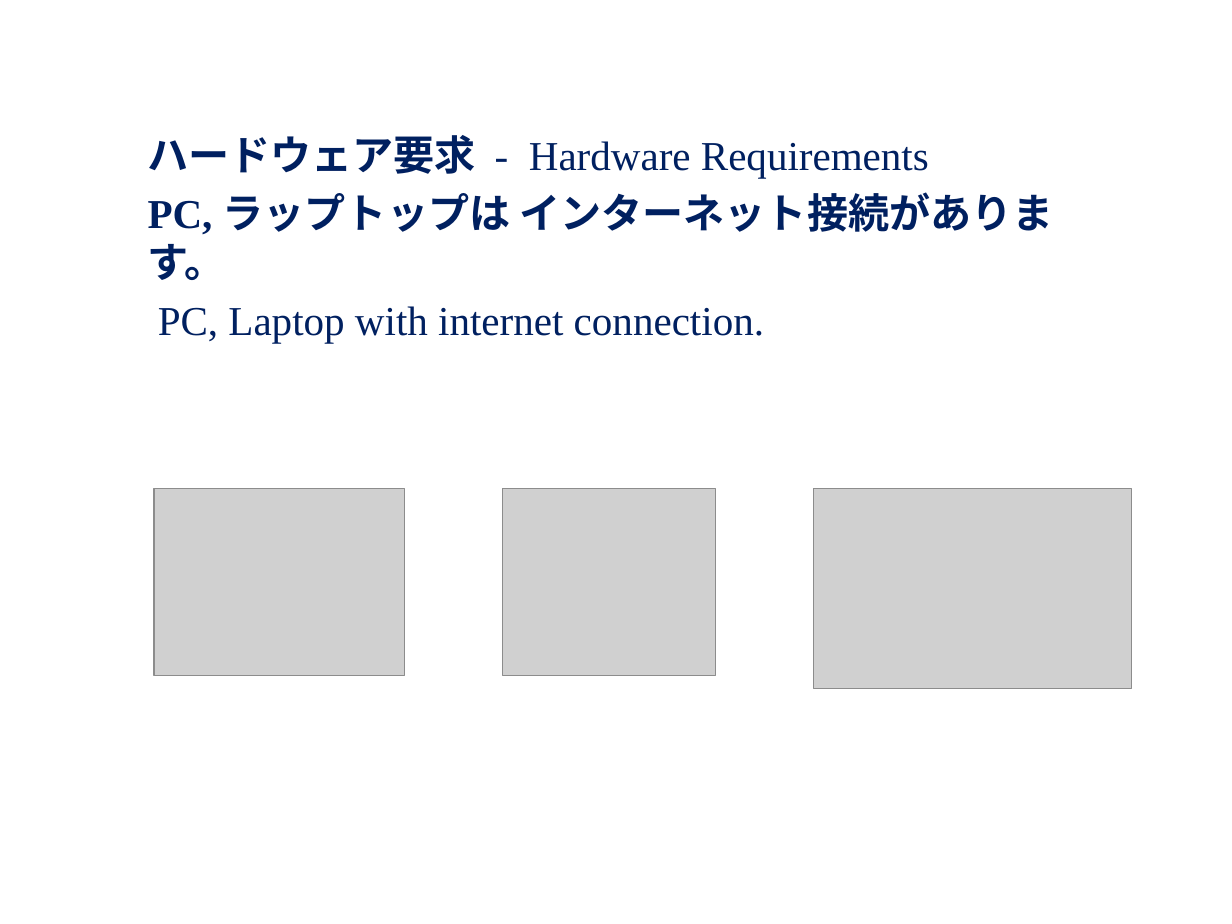
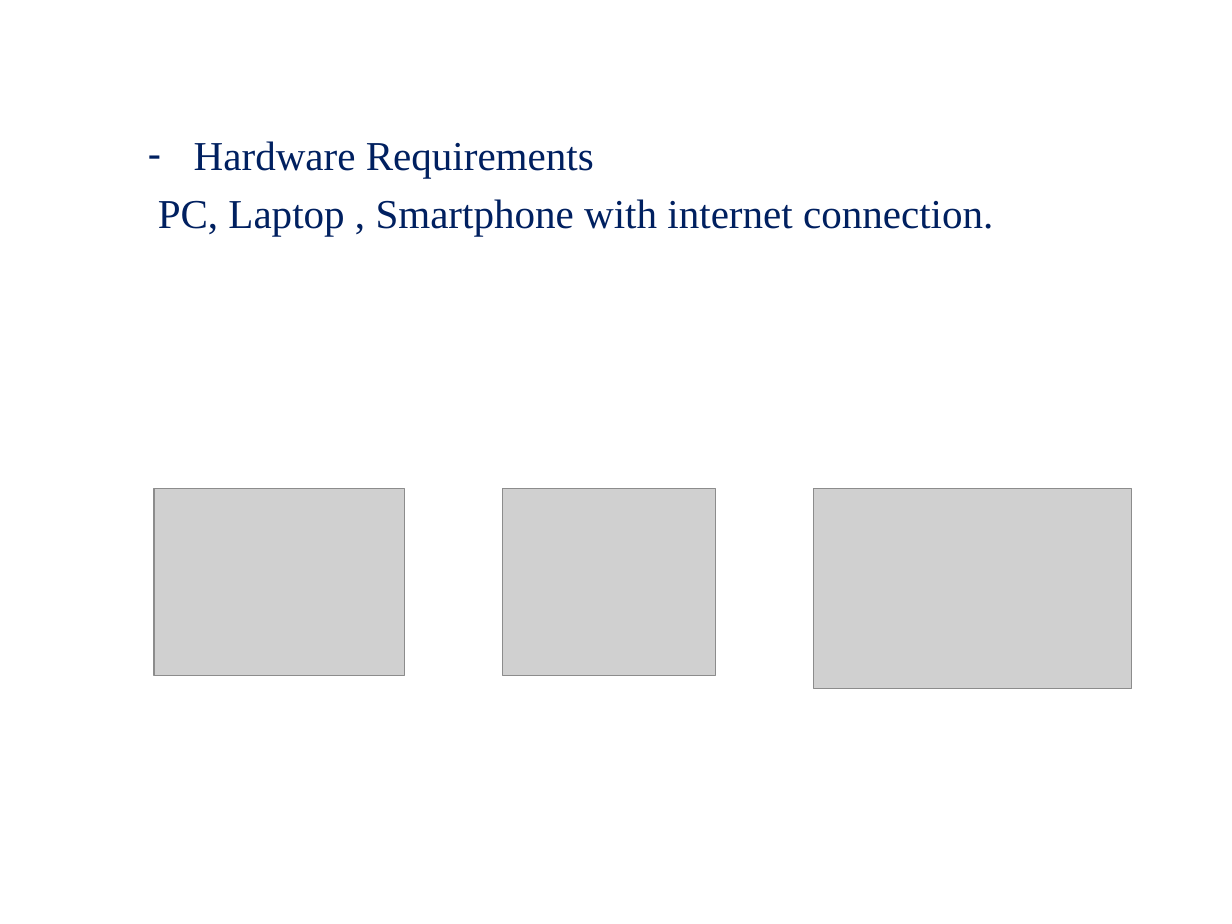
Before and after one commit to sangnvus/2015FALLJS01, a slide deck: slide 21 of WIP/Users/AnhDD/DDL_Slide_v1.0.pptx (slide 18 before the commit). Drawn at 1232x924 pixels with LibreOffice and Linux fonts; fonts in the diff are those of the drawing; grey boxes stand for pictures; background and template pictures are left out. Boxes give left, top, right and bottom in pixels: in the first picture for what was removed or moved away, otherwise in the second. Text is boxed around its words. In the diff, an @@ line names an element or a change of style, - is before the commit and + after.

Commit message:
Update slide

```diff
--- a/WIP/Users/AnhDD/DDL_Slide_v1.0.pptx
+++ b/WIP/Users/AnhDD/DDL_Slide_v1.0.pptx
@@ text at bbox=[158, 141, 993, 236]: text changed @@
-ハードウェア要求 - Hardware Requirements
-PC, ラップトップは インターネット接続があります。
-PC, Laptop with internet connection.
+– Hardware Requirements
+PC, Laptop , Smartphone with internet connection.
```
Also in this commit, not shown: 3 other slides changed, 4 slides added, 1 slide removed.
